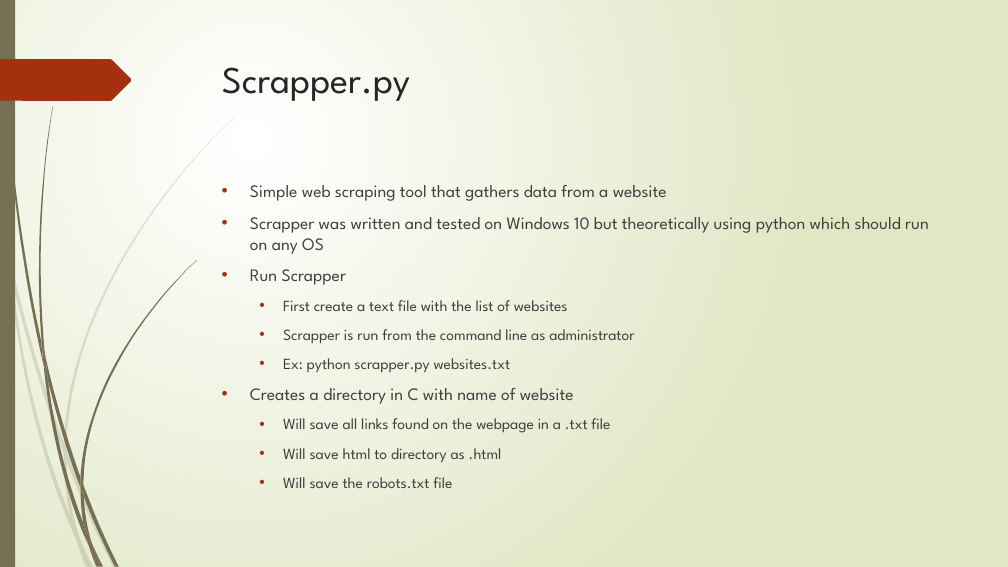
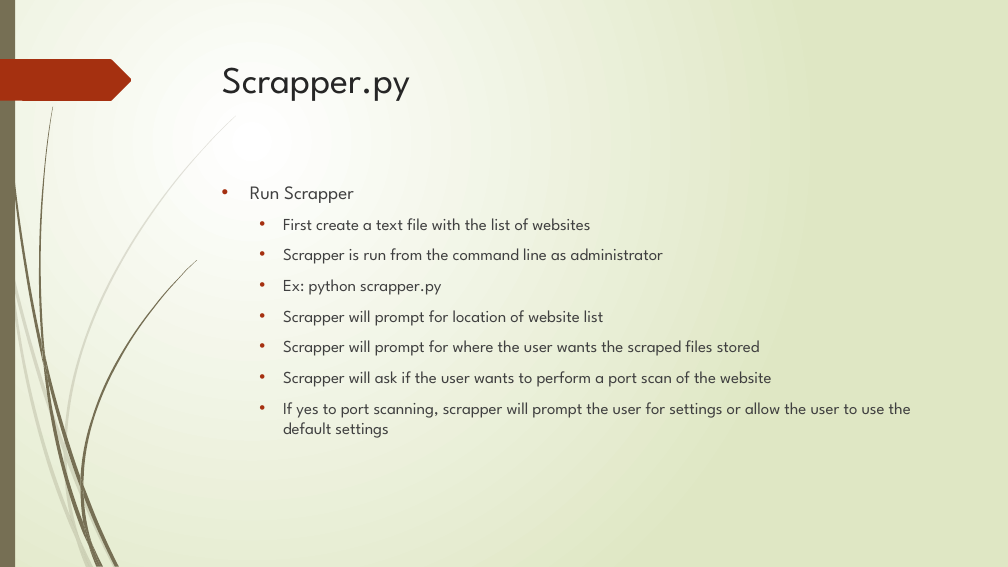
Before and after one commit to nysian/scrapper, a slide deck: slide 5 of Scrapper.pptx (slide 3 before the commit). Drawn at 1008x567 pixels with LibreOffice and Linux fonts; fonts in the diff are those of the drawing. Boxes give left, top, right and bottom in pixels: in the first picture for what was removed or moved away, otherwise in the second. Text is boxed around its words. In the diff, an @@ line names an element or a change of style, - is before the commit and + after.

Commit message:
Added pptx file

```diff
--- a/Scrapper.pptx
+++ b/Scrapper.pptx
@@ text at bbox=[250, 185, 929, 254]: paragraphs removed @@
-• Simple web scraping tool that gathers data from a website
-• Scrapper was written and tested on Windows 10 but theoretically using python which should run on any OS
@@ text at bbox=[250, 186, 663, 264]: size 16.6 to 18 pt in "Run Scrapper"; size 14.8 to 16 pt in "First create a text file with the ...", "Scrapper is run from the command line ..." @@
@@ text at bbox=[283, 279, 911, 438]: text changed; size 14.8 to 16 pt @@
-  • Ex: python scrapper.py websites.txt
-• Creates a directory in C with name of website
-  • Will save all links found on the webpage in a .txt file
-  • Will save html to directory as .html
-  • Will save the robots.txt file
+  • Ex: python scrapper.py
+  • Scrapper will prompt for location of website list
+  • Scrapper will prompt for where the user wants the scraped files stored
+  • Scrapper will ask if the user wants to perform a port scan of the website
+  • If yes to port scanning, scrapper will prompt the user for settings or allow the user to use the default settings
```
Also in this commit, not shown: 2 other slides changed, 1 slide added.
